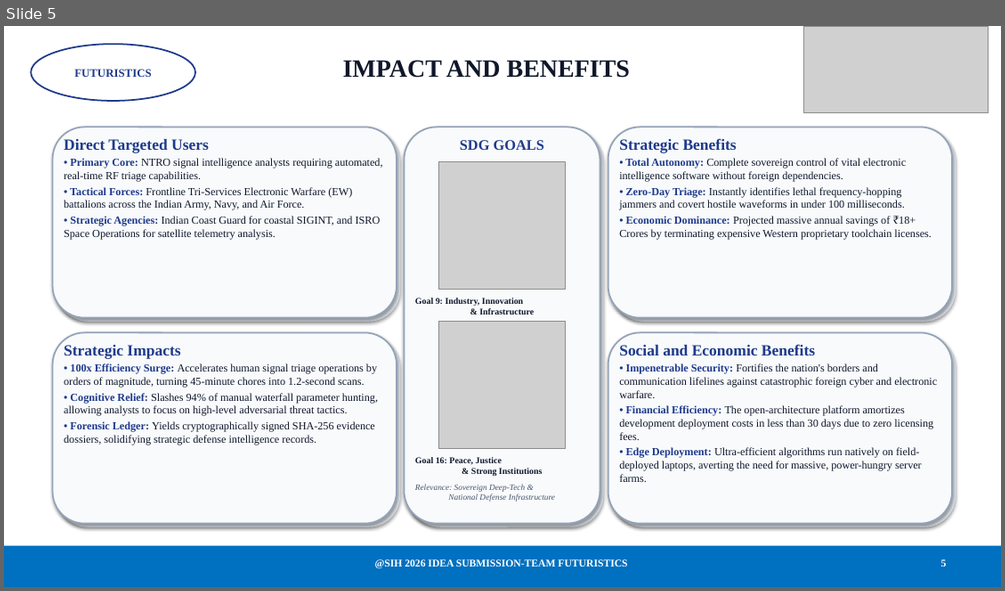
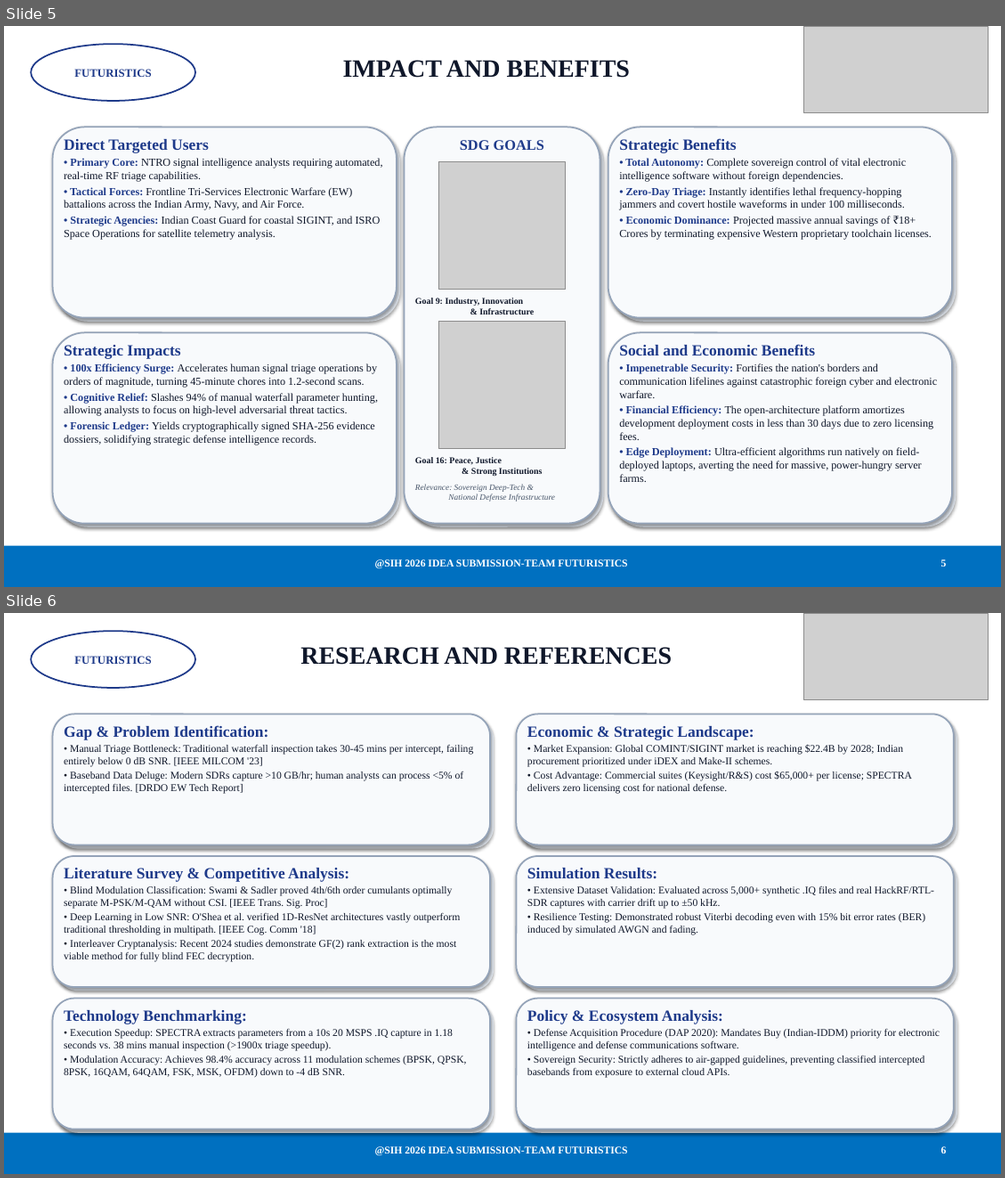
Before and after one commit to harikesh2709-creator/FUTURISTICS, a slide deck: frontend/SPECTRA_SIH_2026_Strict_Template_Presentation.pptx. Shown one above the other, each under a label of ours: slide 5 before the commit, slides 5 and 6 after it. The pictures are 1005x591 and 1005x1178 pixels, drawn with LibreOffice and Linux fonts; fonts in the diff are those of the drawing; grey boxes stand for pictures. Boxes give left, top, right and bottom in pixels: in the first picture for what was removed or moved away, otherwise in the second. Text is boxed around its words. In the diff, an @@ line names an element or a change of style, - is before the commit and + after.

Commit message:
feat(SPECTRA): complete SIH 2026 submission suite, 5-min live software recording, diagrams & documentation

```diff
--- a/frontend/SPECTRA_SIH_2026_Strict_Template_Presentation.pptx
+++ b/frontend/SPECTRA_SIH_2026_Strict_Template_Presentation.pptx
@@ slide 6 added at [4,613,1001,1174], background #FFFFFF @@
@@ ellipse added at [31,631,195,688], fill #FFFFFF, outline #1E3A8A 1.5 pt, 11 pt, text #1E3A8A, bold @@
+FUTURISTICS
@@ picture added at [804,613,988,699] @@
@@ title added at [300,647,672,665], 24 pt, text #0F172A, bold @@
+RESEARCH AND REFERENCES
@@ rounded rectangle added at [53,714,490,844], fill #F8FAFC, outline #94A3B8 1.5 pt @@
@@ rounded rectangle added at [57,718,494,849], fill #E2E8F0 @@
@@ rounded rectangle added at [517,714,954,844], fill #F8FAFC, outline #94A3B8 1.5 pt @@
@@ rounded rectangle added at [520,718,957,849], fill #E2E8F0 @@
@@ text added at [64,725,473,794], 10 pt, text #0F172A @@
+Gap & Problem Identification:
+• Manual Triage Bottleneck: Traditional waterfall inspection takes 30-45 mins per intercept, failing entirely below 0 dB SNR. [IEEE MILCOM '23]
+• Baseband Data Deluge: Modern SDRs capture >10 GB/hr; human analysts can process <5% of intercepted files. [DRDO EW Tech Report]
@@ text added at [527,726,912,794], 10 pt, text #0F172A @@
+Economic & Strategic Landscape:
+• Market Expansion: Global COMINT/SIGINT market is reaching $22.4B by 2028; Indian procurement prioritized under iDEX and Make-II schemes.
+• Cost Advantage: Commercial suites (Keysight/R&S) cost $65,000+ per license; SPECTRA delivers zero licensing cost for national defense.
@@ rounded rectangle added at [53,856,490,987], fill #F8FAFC, outline #94A3B8 1.5 pt @@
@@ rounded rectangle added at [57,860,494,990], fill #E2E8F0 @@
@@ text added at [64,868,460,962], 10 pt, text #0F172A @@
+Literature Survey & Competitive Analysis:
+• Blind Modulation Classification: Swami & Sadler proved 4th/6th order cumulants optimally separate M-PSK/M-QAM without CSI. [IEEE Trans. Sig. Proc]
+• Deep Learning in Low SNR: O'Shea et al. verified 1D-ResNet architectures vastly outperform traditional thresholding in multipath. [IEEE Cog. Comm '18]
+• Interleaver Cryptanalysis: Recent 2024 studies demonstrate GF(2) rank extraction is the most viable method for fully blind FEC decryption.
@@ rounded rectangle added at [517,856,954,987], fill #F8FAFC, outline #94A3B8 1.5 pt @@
@@ rounded rectangle added at [520,860,957,990], fill #E2E8F0 @@
@@ text added at [527,868,934,935], 10 pt, text #0F172A @@
+Simulation Results:
+• Extensive Dataset Validation: Evaluated across 5,000+ synthetic .IQ files and real HackRF/RTL-SDR captures with carrier drift up to ±50 kHz.
+• Resilience Testing: Demonstrated robust Viterbi decoding even with 15% bit error rates (BER) induced by simulated AWGN and fading.
@@ rounded rectangle added at [53,998,490,1129], fill #F8FAFC, outline #94A3B8 1.5 pt @@
@@ rounded rectangle added at [57,1002,494,1133], fill #E2E8F0 @@
@@ text added at [64,1010,467,1078], 10 pt, text #0F172A @@
+Technology Benchmarking:
+• Execution Speedup: SPECTRA extracts parameters from a 10s 20 MSPS .IQ capture in 1.18 seconds vs. 38 mins manual inspection (>1900x triage speedup).
+• Modulation Accuracy: Achieves 98.4% accuracy across 11 modulation schemes (BPSK, QPSK, 8PSK, 16QAM, 64QAM, FSK, MSK, OFDM) down to -4 dB SNR.
@@ rounded rectangle added at [517,998,954,1129], fill #F8FAFC, outline #94A3B8 1.5 pt @@
@@ rounded rectangle added at [520,1002,957,1133], fill #E2E8F0 @@
@@ text added at [527,1010,939,1078], 10 pt, text #0F172A @@
+Policy & Ecosystem Analysis:
+• Defense Acquisition Procedure (DAP 2020): Mandates Buy (Indian-IDDM) priority for electronic intelligence and defense communications software.
+• Sovereign Security: Strictly adheres to air-gapped guidelines, preventing classified intercepted basebands from exposure to external cloud APIs.
@@ rectangle added at [4,1133,1001,1174], fill #0070C0 @@
@@ text added at [375,1146,627,1155], 10 pt, text #FFFFFF, bold @@
+@SIH 2026 IDEA SUBMISSION-TEAM FUTURISTICS
@@ text added at [941,1146,947,1153], 10 pt, text #FFFFFF, bold @@
+6
```
Also in this commit, not shown: 1 slide changed, 1 slide removed, 56 other files.
